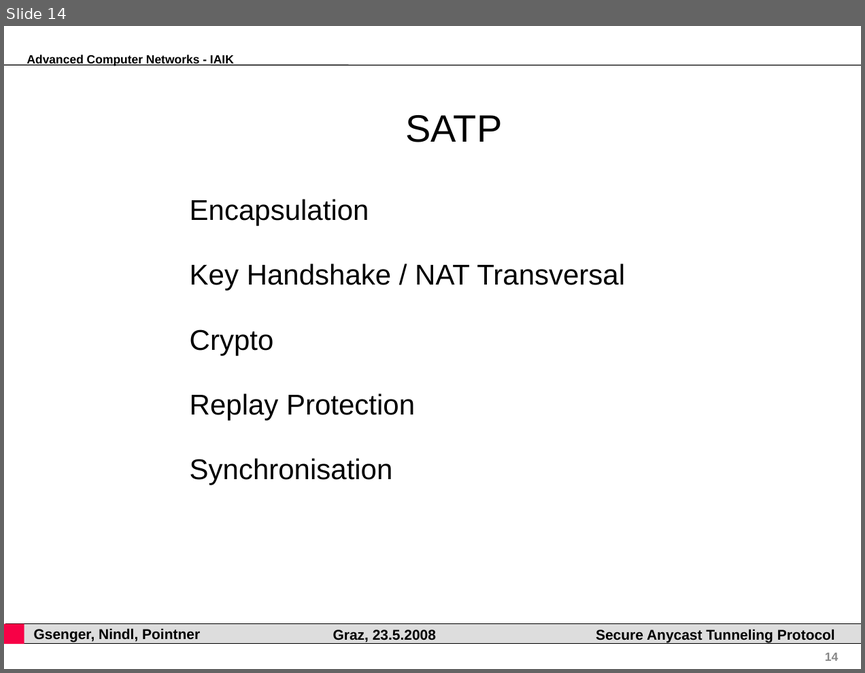
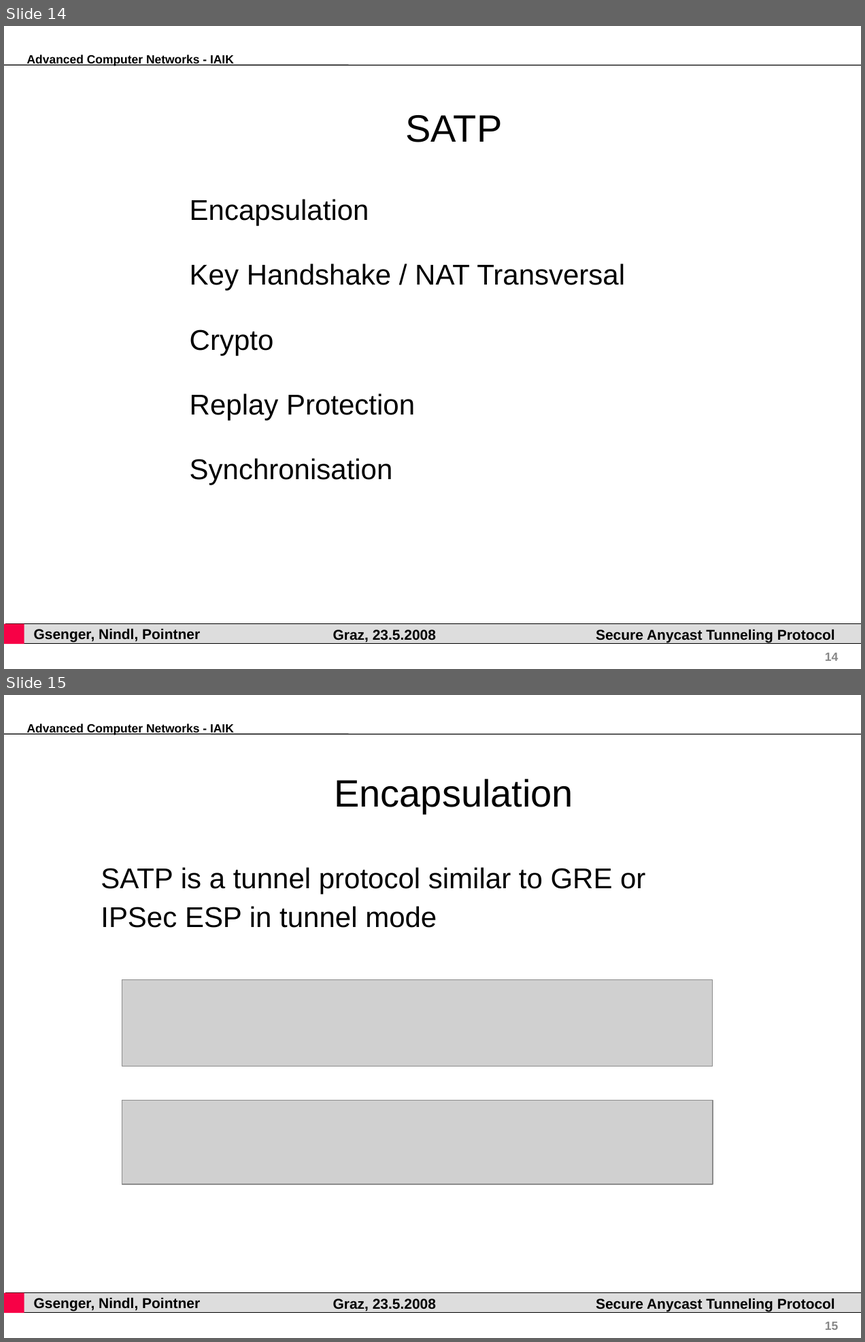
Before and after one commit to pyhedgehog/anytun, a slide deck: papers/acn.ppt. Shown one above the other, each under a label of ours: slide 14 before the commit, slides 14 and 15 after it. The pictures are 865x673 and 865x1342 pixels, drawn with LibreOffice and Linux fonts; fonts in the diff are those of the drawing; grey boxes stand for pictures; background and template pictures are left out. Boxes give left, top, right and bottom in pixels: in the first picture for what was removed or moved away, otherwise in the second. Text is boxed around its words. In the diff, an @@ line names an element or a change of style, - is before the commit and + after.

Commit message:
acn representaion: added sentence to encapsulation slide

```diff
--- a/papers/acn.ppt
+++ b/papers/acn.ppt
@@ slide 15 added at <box>4,695,861,1338</box>, background #FFFFFF; not listed: 7 template elements that a slide beside it also shows @@
@@ title added at <box>334,779,573,813</box>, 32 pt, text #000000 @@
+Encapsulation
@@ text added at <box>101,867,645,928</box>, 24 pt, text #000000 @@
+SATP is a tunnel protocol similar to GRE or
+IPSec ESP in tunnel mode
@@ picture added at <box>122,979,713,1066</box> @@
@@ picture added at <box>122,1100,713,1183</box> @@
```
Also in this commit, not shown: 1 slide removed.
